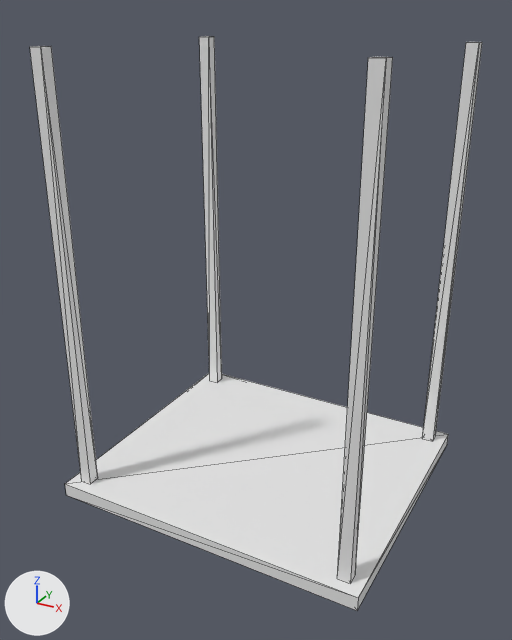
What one commit did to the glTF model assets/source/buildings/directorate/sources/operational/radar_structural_frame.gltf.
Camera for both pictures: a 50 mm lens placed at (0.64, -1.218, 0.479), pointed at (-0.007, -0.042, -0.109). Every picture has the same lights, and +X, +Y and +Z are marked at lower left. The picture after the commit comes second. Mesh edges are drawn as thin lines. Vertices at exactly the same position are counted once.

Objects in the first picture: 'radar_structural_frame'.
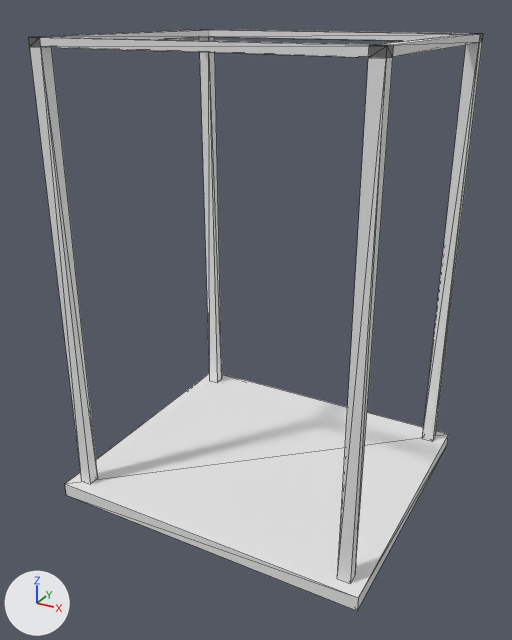
What differs and where, as boxes [x1, y1, x2, y2] in the pictures (512 x 640 px):
'radar_structural_frame', reshaped
    before: [30, 36, 482, 611]
    after: [29, 29, 483, 611]
part 1 of me_radar_structural_frame, added
    after: [29, 29, 483, 58]

The change in detail:
me_radar_structural_frame is used by ob_radar_structural_frame; location (0.0, 0.0, 0.0).
me_radar_structural_frame had 40 vertices, 60 faces and spanned x -0.34..0.34, y -0.3..0.3, z -0.5..0.42.
me_radar_structural_frame now has 52 vertices, 108 faces and spans x -0.34..0.34, y -0.3..0.3, z -0.5..0.435.
Part 1, on me_radar_structural_frame:
12 new vertices lie (0.0, 0.0, 0.015) away from vertices in x -0.315..0.315, y -0.275..0.275, z 0.42.
48 new faces join them.
